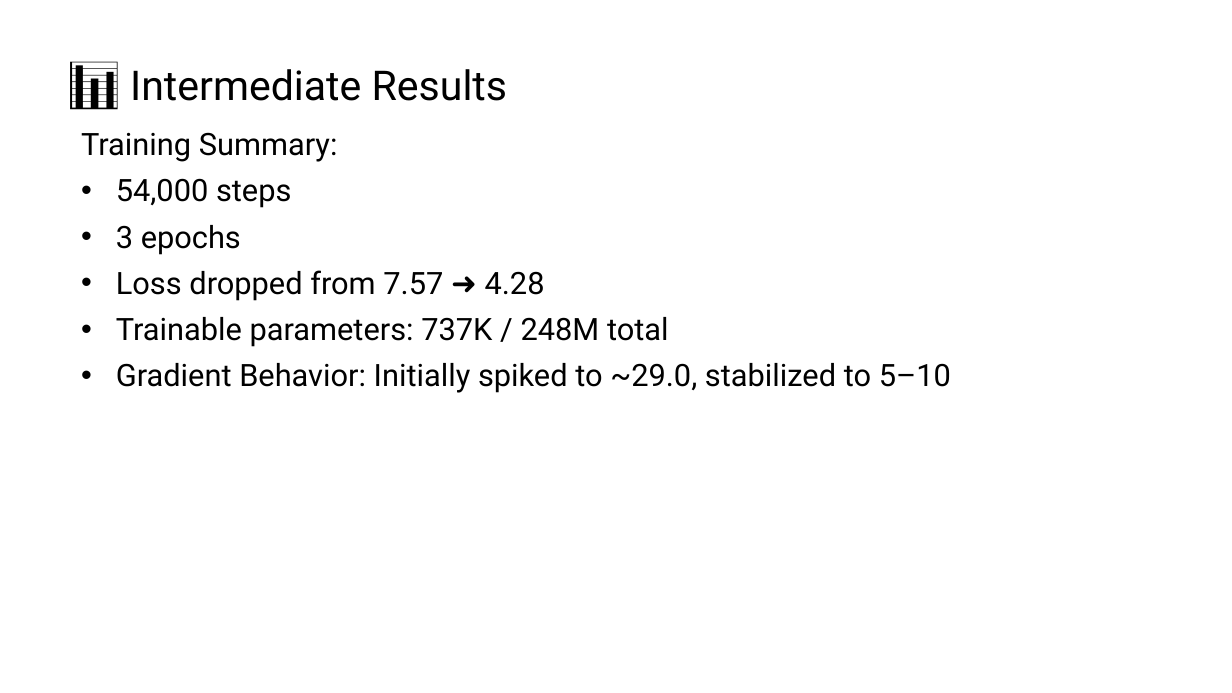
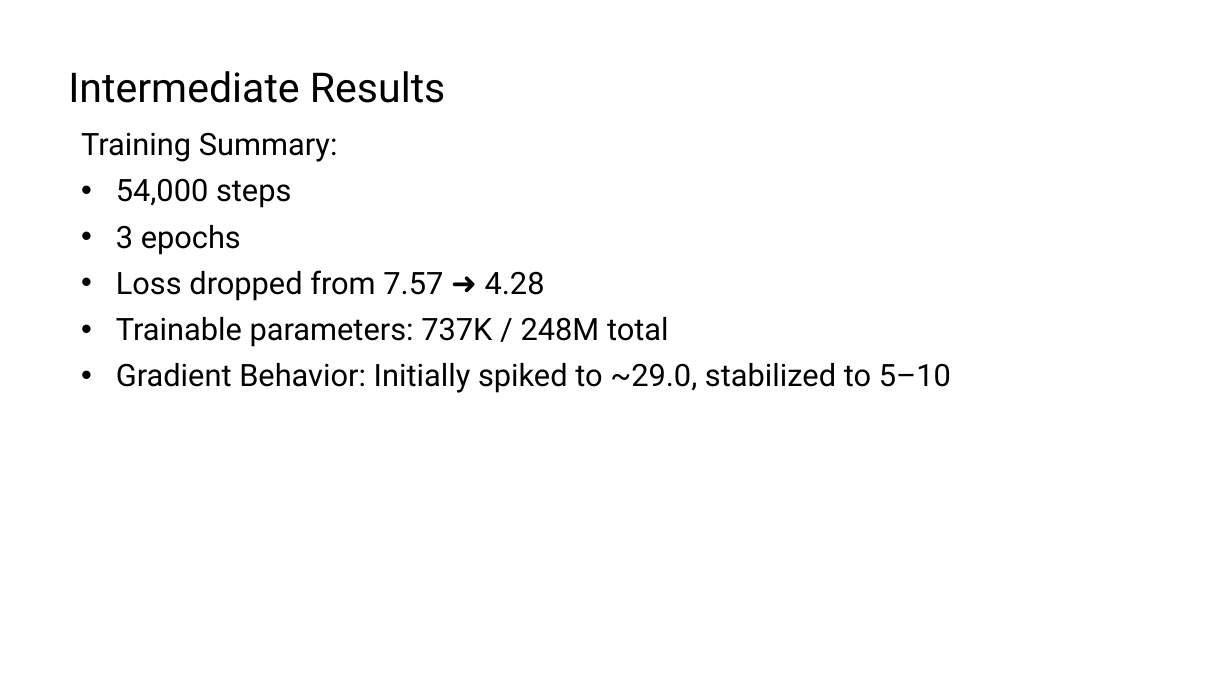
Before and after one commit to Yuval10Dahan/Final-Project-CS, a slide deck: slide 8 of Phase 2/Mid Presentation.pptx. Drawn at 1232x693 pixels with LibreOffice and Linux fonts; fonts in the diff are those of the drawing. Boxes give left, top, right and bottom in pixels: in the first picture for what was removed or moved away, otherwise in the second. Text is boxed around its words. In the diff, an @@ line names an element or a change of style, - is before the commit and + after.

```diff
--- a/Phase 2/Mid Presentation.pptx
+++ b/Phase 2/Mid Presentation.pptx
@@ title at (x1=68, y1=71, x2=445, y2=103): text changed @@
-📊 Intermediate Results
+Intermediate Results
```
Also in this commit, not shown: 9 other slides changed, 2 other files.
